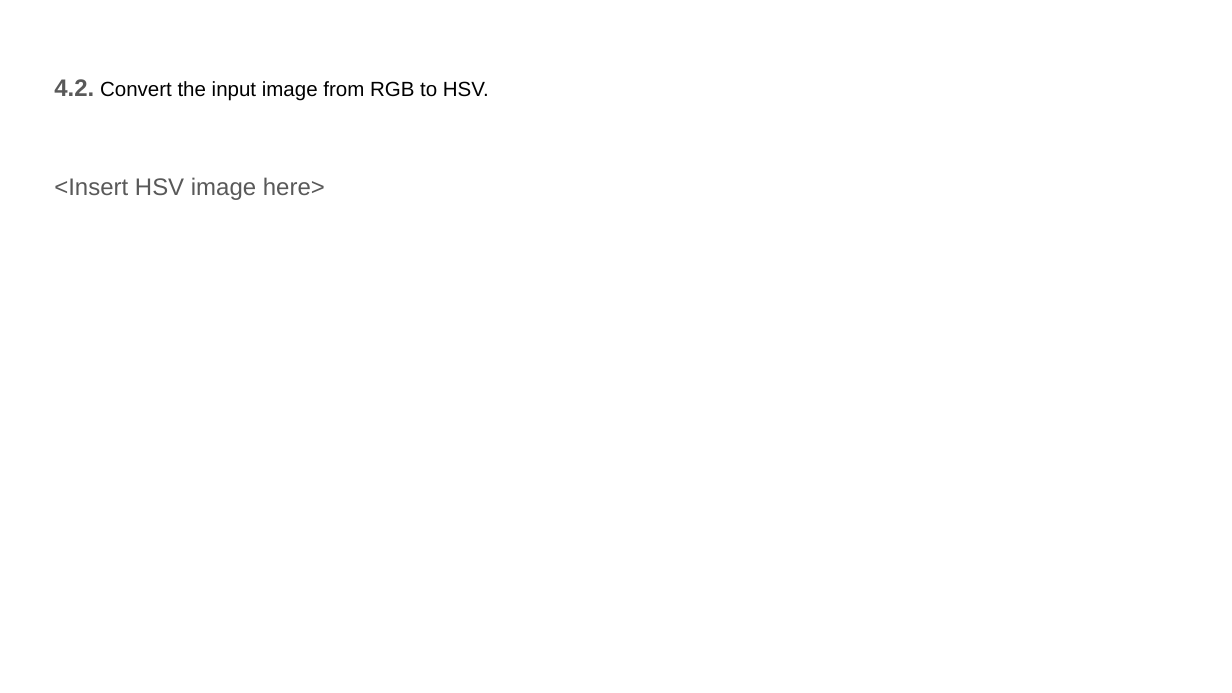
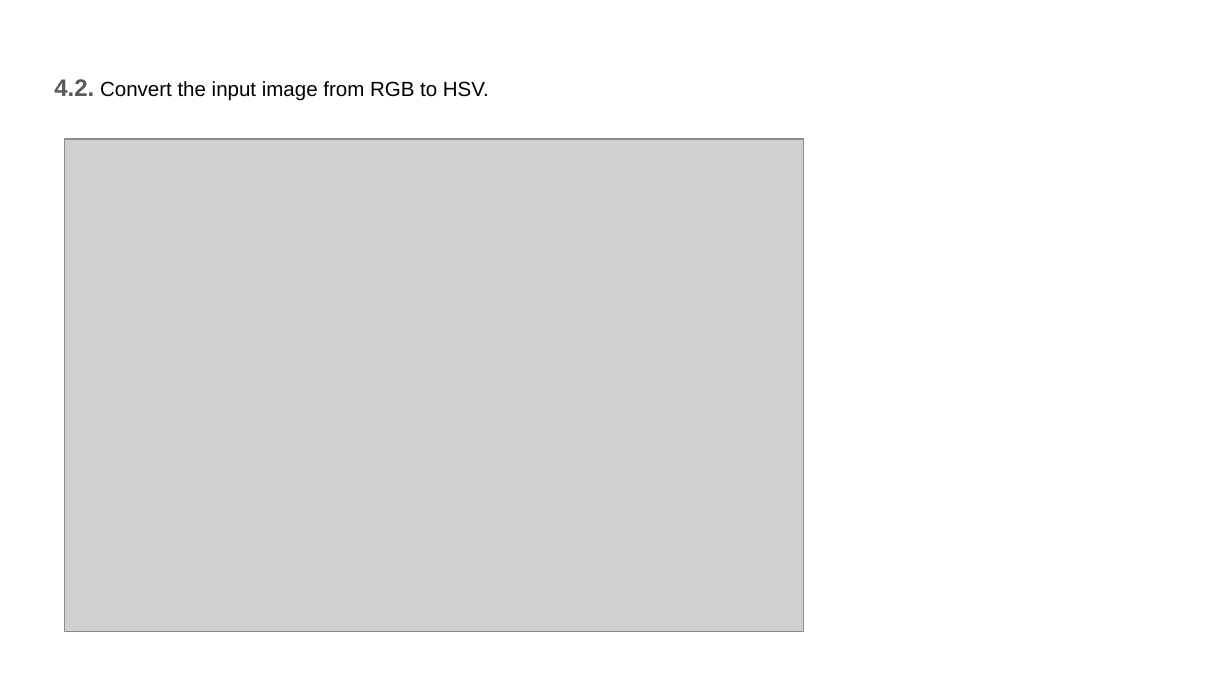
Before and after one commit to yunqingjia/cs4476, a slide deck: slide 12 of PS1/Yunqing_Jia_PS1.pptx. Drawn at 1232x693 pixels with LibreOffice and Linux fonts; fonts in the diff are those of the drawing; grey boxes stand for pictures. Boxes give left, top, right and bottom in pixels: in the first picture for what was removed or moved away, otherwise in the second. Text is boxed around its words. In the diff, an @@ line names an element or a change of style, - is before the commit and + after.

```diff
--- a/PS1/Yunqing_Jia_PS1.pptx
+++ b/PS1/Yunqing_Jia_PS1.pptx
@@ picture added at bbox=[64, 139, 803, 632] @@
@@ text removed at bbox=[54, 177, 325, 200] @@
-<Insert HSV image here>
```
Also in this commit, not shown: 2 other slides changed, 16 other files.
